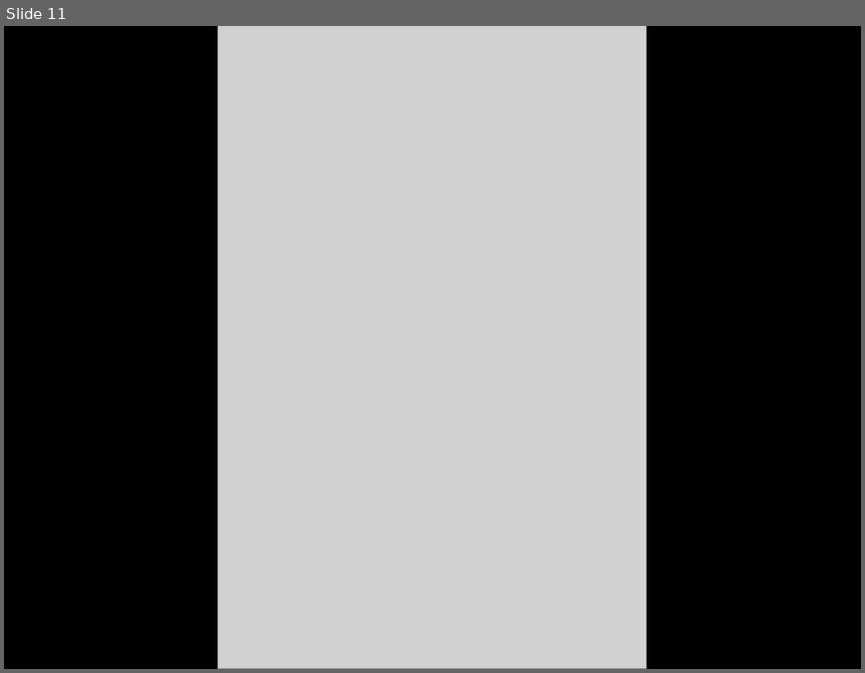
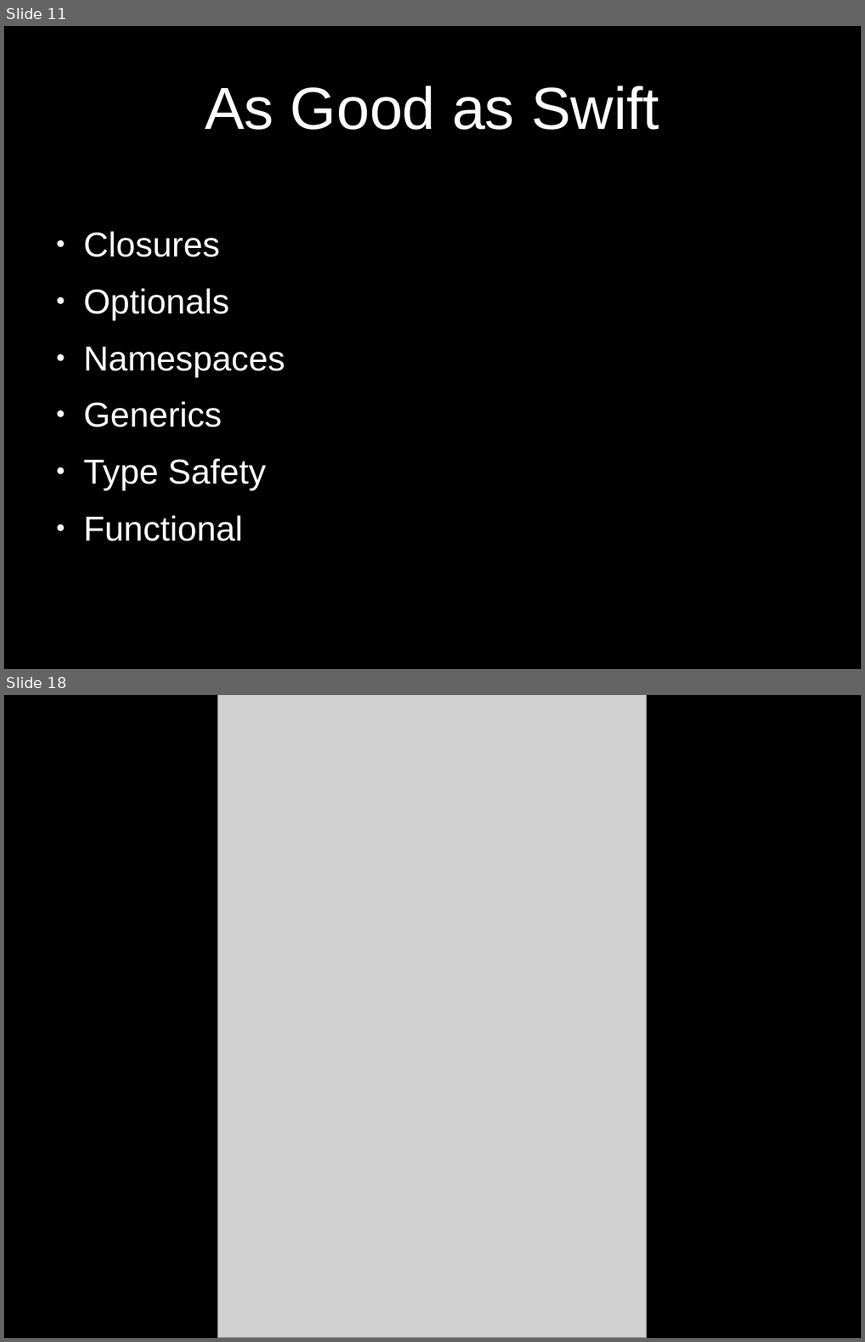
Before and after one commit to dodikk/xamarin-intro-slides, a slide deck: XamarinIntro.odp. Shown one above the other, each under a label of ours: slide 11 before the commit, slides 11 and 18 after it; the slides between them are not shown. The pictures are 865x673 and 865x1342 pixels, drawn with LibreOffice and Linux fonts; fonts in the diff are those of the drawing; grey boxes stand for pictures. Boxes give left, top, right and bottom in pixels: in the first picture for what was removed or moved away, otherwise in the second. Text is boxed around its words. In the diff, an @@ line names an element or a change of style, - is before the commit and + after.

```diff
--- a/XamarinIntro.odp
+++ b/XamarinIntro.odp
@@ slide 11 added at <box>4,26,861,669</box>, background #000000 @@
@@ title added at <box>205,86,659,130</box>, 55 pt, text #FFFFFF @@
+As Good as Swift
@@ text added at <box>84,231,285,541</box>, 32 pt, text #FFFFFF @@
+● Closures
+● Optionals
+● Namespaces
+● Generics
+● Type Safety
+● Functional
@@ what was slide 11 is now slide 18 @@
```
Also in this commit, not shown: 18 other slides added, 5 slides removed, 7 other files.
